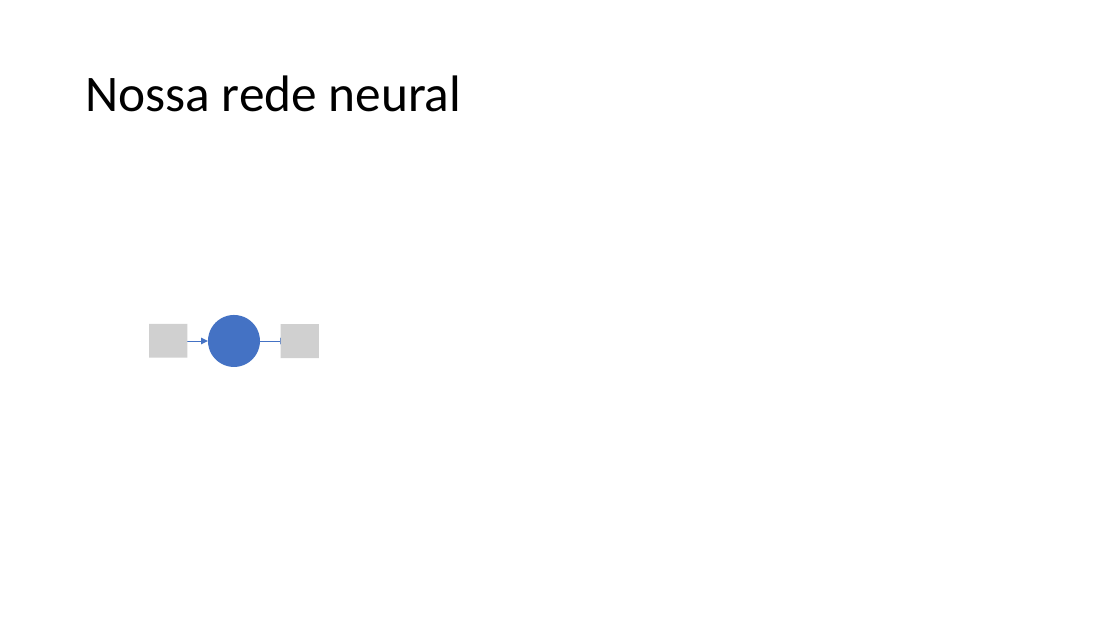
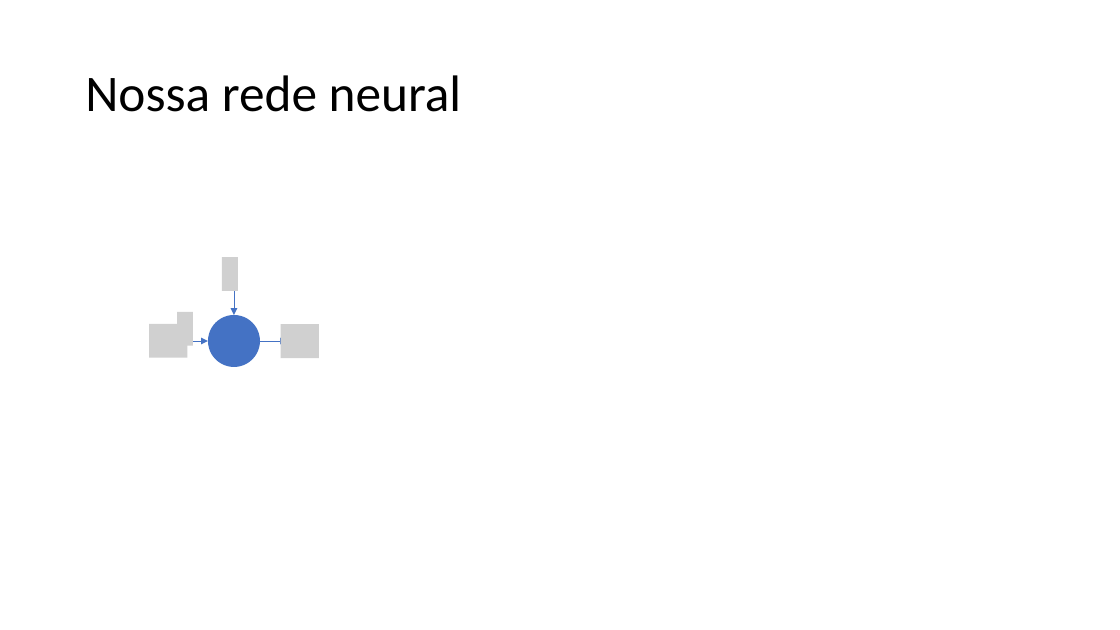
Before and after one commit to zz4fap/tp557-iot-ml, a slide deck: slide 13 of slides/TP557_7_Nossa_primeira_rede_neural.pptx. Drawn at 1120x630 pixels with LibreOffice and Linux fonts; fonts in the diff are those of the drawing; grey boxes stand for pictures. Boxes give left, top, right and bottom in pixels: in the first picture for what was removed or moved away, otherwise in the second. Text is boxed around its words. In the diff, an @@ line names an element or a change of style, - is before the commit and + after.

Commit message:
update of slides

```diff
--- a/slides/TP557_7_Nossa_primeira_rede_neural.pptx
+++ b/slides/TP557_7_Nossa_primeira_rede_neural.pptx
@@ picture added at box(222, 257, 238, 291) @@
@@ arrow added from (234, 287) to (234, 315), #4472C4 0.5 pt @@
@@ picture added at box(177, 312, 193, 345) @@
```
Also in this commit, not shown: 1 other file.
